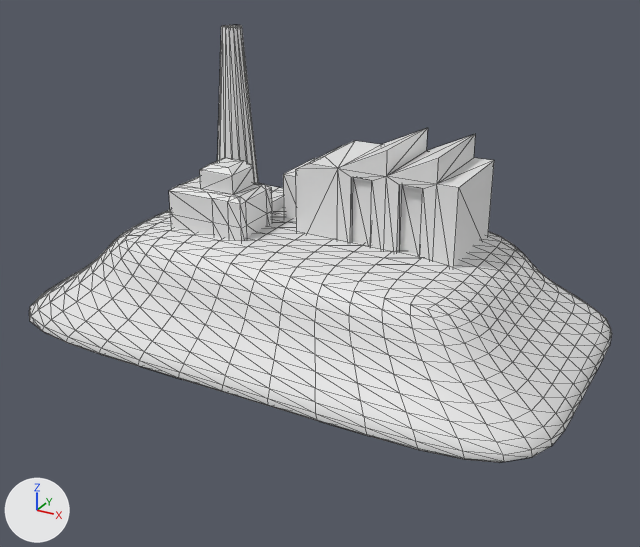
The glTF model sources/Factory.gltf as it was, and as the next commit left it.
Both versions are drawn from a 50 mm lens placed at (8.54, -15.27, 6.76), pointed at (0.3, -0.3, -0.72). Arrows for +X, +Y and +Z are at lower left; the lights stay in place. Mesh edges are drawn as thin lines. Where no turn or scale is listed for an object, it has been applied to the vertices. Vertices at the same position are counted once.

The older version as bpy lines, for what is in view:
```python
me_cylinder_019 = bpy.data.meshes.new('Cylinder.019')
me_cylinder_019.from_pydata(...)  # 1073 vertices, 2130 faces; spans x -6.0..5.98, y -3.53..3.56, z -2.17..3.94
ob_factory = bpy.data.objects.new('Factory', me_cylinder_019)
ob_factory.location = (0.0, 0.0, 0.0)
```
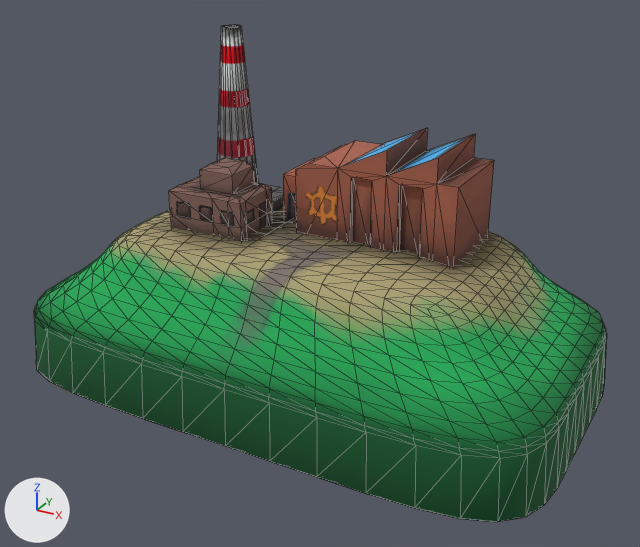
The newer file is also rescaled (x0.571), turned or shifted as a whole; pictures and numbers use the older file's frame.

The change in detail:
Picture 'factory-dif' (img_factory_dif) is new.
Material 'Factory' (mat_factory) is new.
Its texture is img_factory_dif.
Its roughness is 1.0.
me_cylinder_019 is used by ob_factory; location (0.0, 0.0, 0.0).
me_cylinder_019 had 1073 vertices, 2130 faces and spanned x -6.0..5.98, y -3.53..3.56, z -2.17..3.94.
me_cylinder_019 now has 1121 vertices, 2226 faces and spans x -6.0..5.98, y -3.53..3.56, z -3.41..3.94.
me_cylinder_019 part 1: 288 vertices moved from x -6.0..5.98, y -3.53..3.56, z -2.17..-1.84 to x -6.0..5.98, y -3.53..3.56, z -3.41..-1.84; 25 vertices removed from x -5.12..5.1, y -3.01..3.04, z -2.17..-2.08; 73 vertices added at x -5.6..5.57, y -3.29..3.33, z -3.41..-3.27.
me_cylinder_019 part 2: 2010 faces spanning x -6.0..5.98, y -3.53..3.56, z -3.41..3.94 switch from no material to mat_factory (picture img_factory_dif).

Location of each change, (x1, y1, x2, y2) in pixels of the pictures (640 x 547 px; the box of a moved part takes in the faces that stretch with it):
'Factory', reshaped (13% taller)
    before: (29, 25, 612, 463)
    after: (34, 25, 607, 522)
part 1 of me_cylinder_019, moved or reshaped
    before: (29, 293, 612, 463)
    after: (34, 301, 607, 522)
part 2 of me_cylinder_019, recoloured (white to green)
    both: (38, 25, 603, 441)
